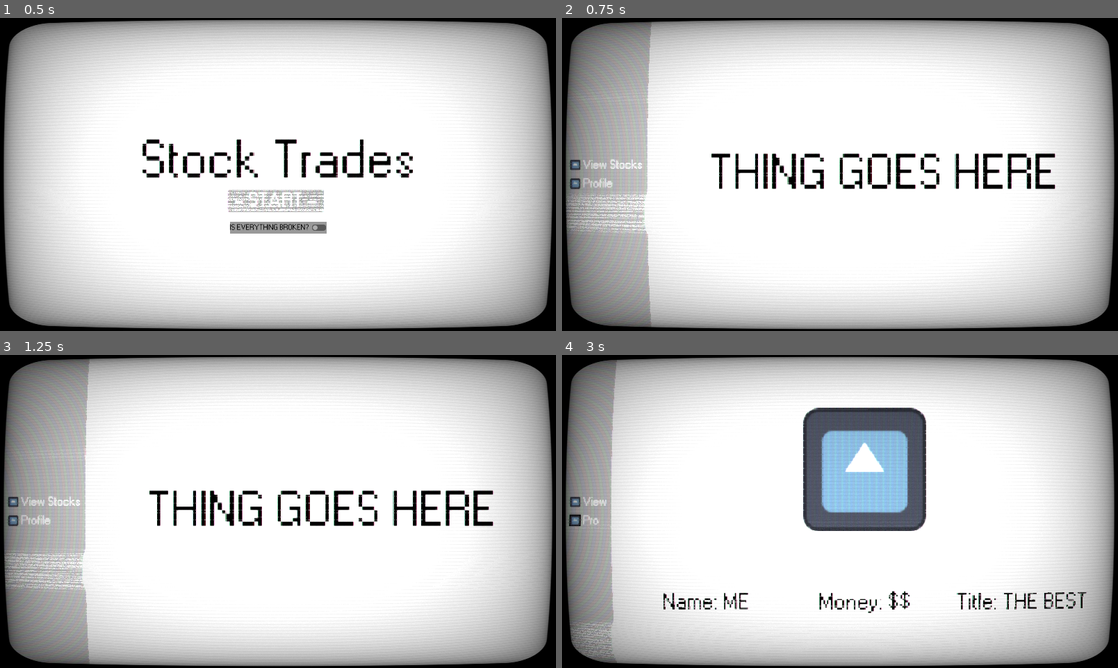
Above: before the commit, frames 1-4 (two rows, left to right).
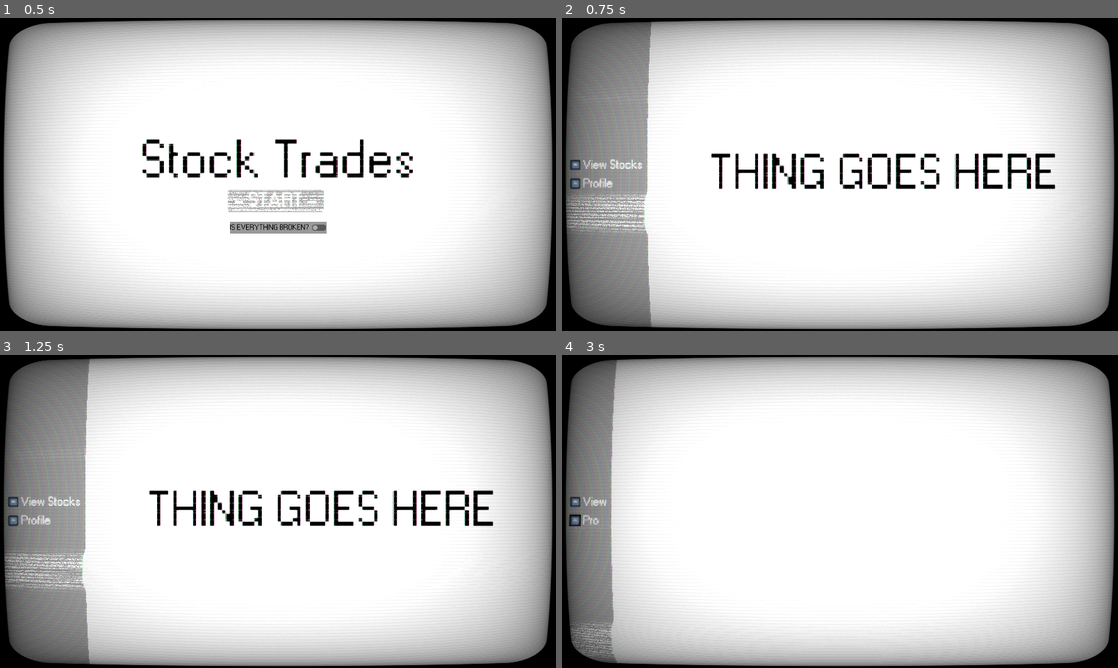
Above: after the commit, the same moments.

Repository: Shuflduf/Stock-Trading-Game
Game: Godot game, scene res://Scenes/main.tscn
The game is run twice, just before and just after one commit, with the same random seed, the same clock (stepped at 60 frames per second) and the same inputs. The engine's default icon, where the game draws it, is replaced by a stand-in: a white triangle on a blue panel in a dark square.
Inputs (mouse positions are in pixels of both pictures, inside the frame that each line leads up to):
- Up to frame 1 (0.5 s): no input
- Up to frame 2 (0.75 s): click "- START -" at 0.5 s
- Up to frame 3 (1.25 s): no input
- Up to frame 4 (3 s): move the mouse to (606, 511) at 1.27 s; click (606, 511) at 1.42 s; move the mouse to (573, 502) at 2.02 s; click (573, 502) at 2.17 s; move the mouse to (606, 520) at 2.77 s; click (606, 520) at 2.92 s

Frame 1 is identical in both runs. In frame 2, 8.9% of the frame differs, in the area x 2-16%, y 4-96%; in frame 3, 8.9%; in frame 4, 13%, in the area x 2-95%, y 8-92%.
Error after the commit: Invalid assignment of property or key 'main_game' with value of type 'Control (game.gd)' on a base object of type 'Control'. (res://Scripts/menu_option_list.gd…

Commit message:
make it load stocks from the list

Diff:
--- a/Resources/default_stocks.tres
+++ b/Resources/default_stocks.tres
@@ -27,7 +27,7 @@
 [sub_resource type="Resource" id="Resource_058ti"]
 script = ExtResource("2_7wfts")
 name = "CMB Productions Incorporated"
-abbreviation = "CMD"
+abbreviation = "CMB"
 quantity = 10000
 price = 3
 
@@ -61,7 +61,7 @@
 
 [sub_resource type="Resource" id="Resource_ny5sw"]
 script = ExtResource("2_7wfts")
-name = "Simple But Complex"
+name = "Simple XOR Complex"
 abbreviation = "SXORC"
 quantity = 600000
 price = 130
--- a/Scenes/Menus/stocks.tscn
+++ b/Scenes/Menus/stocks.tscn
@@ -1,16 +1,6 @@
-[gd_scene load_steps=4 format=3 uid="uid://bvr2uy20qdv3y"]
+[gd_scene load_steps=2 format=3 uid="uid://bvr2uy20qdv3y"]
 
-[ext_resource type="FontFile" uid="uid://bfamv70276jo3" path="res://Resources/Fonts/W95FA.otf" id="1_gu6cu"]
-
-[sub_resource type="StyleBoxFlat" id="StyleBoxFlat_cgpof"]
-content_margin_left = 50.0
-content_margin_top = 100.0
-content_margin_right = 50.0
-content_margin_bottom = 100.0
-
-[sub_resource type="LabelSettings" id="LabelSettings_uffqd"]
-font = ExtResource("1_gu6cu")
-font_size = 46
+[ext_resource type="Script" path="res://Scripts/Menus/stocks.gd" id="1_wbrrq"]
 
 [node name="Stock" type="Control"]
 layout_mode = 3
@@ -19,6 +9,7 @@
 anchor_bottom = 1.0
 grow_horizontal = 2
 grow_vertical = 2
+script = ExtResource("1_wbrrq")
 
 [node name="ScrollContainer" type="ScrollContainer" parent="."]
 layout_mode = 1
@@ -33,93 +24,3 @@
 layout_mode = 2
 size_flags_horizontal = 3
 size_flags_vertical = 3
-
-[node name="PanelContainer" type="PanelContainer" parent="ScrollContainer/VFlowContainer"]
-layout_mode = 2
-size_flags_vertical = 3
-theme_override_styles/panel = SubResource("StyleBoxFlat_cgpof")
-
-[node name="Label" type="Label" parent="ScrollContainer/VFlowContainer/PanelContainer"]
-layout_mode = 2
-text = "STOCK GOES HERE"
-label_settings = SubResource("LabelSettings_uffqd")
-
-[node name="PanelContainer2" type="PanelContainer" parent="ScrollContainer/VFlowContainer"]
-layout_mode = 2
-size_flags_vertical = 3
-theme_override_styles/panel = SubResource("StyleBoxFlat_cgpof")
-
-[node name="Label" type="Label" parent="ScrollContainer/VFlowContainer/PanelContainer2"]
-layout_mode = 2
-text = "STOCK GOES HERE"
-label_settings = SubResource("LabelSettings_uffqd")
-
-[node name="PanelContainer3" type="PanelContainer" parent="ScrollContainer/VFlowContainer"]
-layout_mode = 2
-size_flags_vertical = 3
-theme_override_styles/panel = SubResource("StyleBoxFlat_cgpof")
-
-[node name="Label" type="Label" parent="ScrollContainer/VFlowContainer/PanelContainer3"]
-layout_mode = 2
-text = "STOCK GOES HERE"
-label_settings = SubResource("LabelSettings_uffqd")
-
-[node name="PanelContainer4" type="PanelContainer" parent="ScrollContainer/VFlowContainer"]
-layout_mode = 2
-size_flags_vertical = 3
-theme_override_styles/panel = SubResource("StyleBoxFlat_cgpof")
-
-[node name="Label" type="Label" parent="ScrollContainer/VFlowContainer/PanelContainer4"]
-layout_mode = 2
-text = "STOCK GOES HERE"
-label_settings = SubResource("LabelSettings_uffqd")
-
-[node name="PanelContainer5" type="PanelContainer" parent="ScrollContainer/VFlowContainer"]
-layout_mode = 2
-size_flags_vertical = 3
-theme_override_styles/panel = SubResource("StyleBoxFlat_cgpof")
-
-[node name="Label" type="Label" parent="ScrollContainer/VFlowContainer/PanelContainer5"]
-layout_mode = 2
-text = "STOCK GOES HERE"
-label_settings = SubResource("LabelSettings_uffqd")
-
-[node name="PanelContainer6" type="PanelContainer" parent="ScrollContainer/VFlowContainer"]
-layout_mode = 2
-size_flags_vertical = 3
-theme_override_styles/panel = SubResource("StyleBoxFlat_cgpof")
-
-[node name="Label" type="Label" parent="ScrollContainer/VFlowContainer/PanelContainer6"]
-layout_mode = 2
-text = "STOCK GOES HERE"
-label_settings = SubResource("LabelSettings_uffqd")
-
-[node name="PanelContainer7" type="PanelContainer" parent="ScrollContainer/VFlowContainer"]
-layout_mode = 2
-size_flags_vertical = 3
-theme_override_styles/panel = SubResource("StyleBoxFlat_cgpof")
-
-[node name="Label" type="Label" parent="ScrollContainer/VFlowContainer/PanelContainer7"]
-layout_mode = 2
-text = "STOCK GOES HERE"
-label_settings = SubResource("LabelSettings_uffqd")
-
-[node name="PanelContainer8" type="PanelContainer" parent="ScrollContainer/VFlowContainer"]
-layout_mode = 2
-size_flags_vertical = 3
-theme_override_styles/panel = SubResource("StyleBoxFlat_cgpof")
-
-[node name="Label" type="Label" parent="ScrollContainer/VFlowContainer/PanelContainer8"]
-layout_mode = 2
-text = "STOCK GOES HERE"
-label_settings = SubResource("LabelSettings_uffqd")
-
-[node name="PanelContainer9" type="PanelContainer" parent="ScrollContainer/VFlowContainer"]
-layout_mode = 2
-size_flags_vertical = 3
-theme_override_styles/panel = SubResource("StyleBoxFlat_cgpof")
-
-[node name="Label" type="Label" parent="ScrollContainer/VFlowContainer/PanelContainer9"]
-layout_mode = 2
-text = "STOCK GOES HERE"
-label_settings = SubResource("LabelSettings_uffqd")
--- a/Scenes/game.tscn
+++ b/Scenes/game.tscn
@@ -16,6 +16,7 @@
 content_margin_top = 10.0
 content_margin_right = 10.0
 content_margin_bottom = 10.0
+bg_color = Color(0.501961, 0.501961, 0.501961, 1)
 
 [sub_resource type="LabelSettings" id="LabelSettings_ft8bs"]
 font = ExtResource("2_p326e")
--- a/Scenes/menu_option.gd
+++ /dev/null
@@ -1,33 +0,0 @@
-@tool
-class_name MenuOption
-extends Control
-
-signal selected
-
-@export var item_name: String:
-    set(value):
-        item_name = value
-        %Label.text = value
-
-@export var target_scene: PackedScene
-
-func minimize(time: float):
-    var tween = get_tree().create_tween().set_ease(Tween.EASE_OUT).set_trans(Tween.TRANS_CIRC)
-    tween.tween_property(%Label, ^"text", "", time)
-
-func expand(time: float):
-    var tween = get_tree().create_tween().set_ease(Tween.EASE_OUT).set_trans(Tween.TRANS_CIRC)
-    tween.tween_property(%Label, ^"text", item_name, time)
-
-func deselect():
-    %Outline.self_modulate.a = 0
-
-func select():
-    %Outline.self_modulate.a = 1
-
-
-func _on_gui_input(event: InputEvent) -> void:
-    if event is InputEventMouseButton:
-        if event.is_pressed():
-            if event.button_index == MOUSE_BUTTON_LEFT:
-                selected.emit()
--- a/Scenes/menu_option.tscn
+++ b/Scenes/menu_option.tscn
@@ -1,6 +1,6 @@
 [gd_scene load_steps=6 format=3 uid="uid://brfg2httpwfmo"]
 
-[ext_resource type="Script" path="res://Scenes/menu_option.gd" id="1_4i4y4"]
+[ext_resource type="Script" path="res://Scripts/menu_option.gd" id="1_4i4y4"]
 [ext_resource type="Texture2D" uid="uid://betgcy6sjqncu" path="res://icon.svg" id="1_ynu0d"]
 [ext_resource type="FontFile" uid="uid://bfamv70276jo3" path="res://Resources/Fonts/W95FA.otf" id="2_r8k4g"]
 
--- /dev/null
+++ b/Scenes/stock.tscn
@@ -0,0 +1,41 @@
+[gd_scene load_steps=5 format=3 uid="uid://ulyi4ixow2j3"]
+
+[ext_resource type="FontFile" uid="uid://bfamv70276jo3" path="res://Resources/Fonts/W95FA.otf" id="1_pkvwg"]
+[ext_resource type="Script" path="res://Scripts/stock_display.gd" id="1_y2ep8"]
+
+[sub_resource type="StyleBoxFlat" id="StyleBoxFlat_cgpof"]
+content_margin_left = 50.0
+content_margin_top = 100.0
+content_margin_right = 50.0
+content_margin_bottom = 100.0
+bg_color = Color(0.5, 0.5, 0.5, 1)
+
+[sub_resource type="LabelSettings" id="LabelSettings_uffqd"]
+font = ExtResource("1_pkvwg")
+font_size = 46
+
+[node name="Stock" type="PanelContainer"]
+size_flags_vertical = 3
+theme_override_styles/panel = SubResource("StyleBoxFlat_cgpof")
+script = ExtResource("1_y2ep8")
+
+[node name="VBoxContainer" type="VBoxContainer" parent="."]
+layout_mode = 2
+alignment = 1
+
+[node name="Name" type="Label" parent="VBoxContainer"]
+unique_name_in_owner = true
+custom_minimum_size = Vector2(350, 0)
+layout_mode = 2
+text = "STOCK GOES HERE"
+label_settings = SubResource("LabelSettings_uffqd")
+horizontal_alignment = 1
+autowrap_mode = 3
+
+[node name="Abbreviation" type="Label" parent="VBoxContainer"]
+unique_name_in_owner = true
+layout_mode = 2
+theme_override_fonts/font = ExtResource("1_pkvwg")
+theme_override_font_sizes/font_size = 31
+text = "ABBREVIATION"
+horizontal_alignment = 1
--- /dev/null
+++ b/Scripts/Menus/stocks.gd
@@ -0,0 +1,11 @@
+extends DefaultMenu
+
+const STOCK = preload("res://Scenes/stock.tscn")
+
+
+
+func _ready() -> void:
+	for i in main_game.stocks.stocks:
+		var stock_display = STOCK.instantiate()
+		stock_display.stock = i
+		$ScrollContainer/VFlowContainer.add_child(stock_display)
--- /dev/null
+++ b/Scripts/default_menu.gd
@@ -0,0 +1,4 @@
+class_name DefaultMenu
+extends Control
+
+var main_game: Node
--- /dev/null
+++ b/Scripts/menu_option.gd
@@ -0,0 +1,33 @@
+@tool
+class_name MenuOption
+extends Control
+
+signal selected
+
+@export var item_name: String:
+	set(value):
+		item_name = value
+		%Label.text = value
+
+@export var target_scene: PackedScene
+
+func minimize(time: float):
+	var tween = get_tree().create_tween().set_ease(Tween.EASE_OUT).set_trans(Tween.TRANS_CIRC)
+	tween.tween_property(%Label, ^"text", "", time)
+
+func expand(time: float):
+	var tween = get_tree().create_tween().set_ease(Tween.EASE_OUT).set_trans(Tween.TRANS_CIRC)
+	tween.tween_property(%Label, ^"text", item_name, time)
+
+func deselect():
+	%Outline.self_modulate.a = 0
+
+func select():
+	%Outline.self_modulate.a = 1
+
+
+func _on_gui_input(event: InputEvent) -> void:
+	if event is InputEventMouseButton:
+		if event.is_pressed():
+			if event.button_index == MOUSE_BUTTON_LEFT:
+				selected.emit()
--- a/Scripts/menu_option_list.gd
+++ b/Scripts/menu_option_list.gd
@@ -8,43 +8,45 @@
 var changing_size = false
 
 func _ready() -> void:
-    for i in $Options.get_children():
-        i.selected.connect(select_item.bind(i))
-        i.deselect()
+	for i in $Options.get_children():
+		i.selected.connect(select_item.bind(i))
+		i.deselect()
 
 func _on_gui_input(event: InputEvent) -> void:
-    if event is InputEventMouseButton:
-        if event.is_pressed():
-            if event.button_index == MOUSE_BUTTON_LEFT:
-                change_size_all()
+	if event is InputEventMouseButton:
+		if event.is_pressed():
+			if event.button_index == MOUSE_BUTTON_LEFT:
+				change_size_all()
 
 func change_size_all():
-    if !changing_size:
-        changing_size = true
-        for i in $Options.get_children():
-            if !collapsed:
-                buffer_reenable()
-                i.minimize(SIZE_CHANGE_SECONDS)
-            else:
-                buffer_reenable()
-                i.expand(SIZE_CHANGE_SECONDS)
-        collapsed = !collapsed
+	if !changing_size:
+		changing_size = true
+		for i in $Options.get_children():
+			if !collapsed:
+				buffer_reenable()
+				i.minimize(SIZE_CHANGE_SECONDS)
+			else:
+				buffer_reenable()
+				i.expand(SIZE_CHANGE_SECONDS)
+		collapsed = !collapsed
 
 func buffer_reenable():
-    get_tree().create_timer(SIZE_CHANGE_SECONDS).timeout.connect(func(): changing_size = false)
+	get_tree().create_timer(SIZE_CHANGE_SECONDS).timeout.connect(func(): changing_size = false)
 
 func select_item(item: MenuOption):
-    if collapsed:
-        change_size_all()
-        return
-    if changing_size:
-        return
+	if collapsed:
+		change_size_all()
+		return
+	if changing_size:
+		return
 
-    for i in $Options.get_children():
-        i.deselect()
-    item.select()
-    change_size_all()
+	for i in $Options.get_children():
+		i.deselect()
+	item.select()
+	change_size_all()
 
-    if item.target_scene != null:
-        content.get_child(0).queue_free()
-        content.add_child(item.target_scene.instantiate())
+	if item.target_scene != null:
+		content.get_child(0).queue_free()
+		var new_scene = item.target_scene.instantiate()
+		new_scene.main_game = $"../.."
+		content.add_child(new_scene)
--- /dev/null
+++ b/Scripts/stock_display.gd
@@ -0,0 +1,7 @@
+extends PanelContainer
+
+@export var stock: Stock:
+	set(value):
+		stock = value
+		%Name.text = value.name
+		%Abbreviation.text = value.abbreviation
--- a/project.godot
+++ b/project.godot
@@ -21,7 +21,7 @@
 
 [editor_plugins]
 
-enabled=PackedStringArray()
+enabled=PackedStringArray("res://addons/godot_super-wakatime/plugin.cfg")
 
 [rendering]
 
